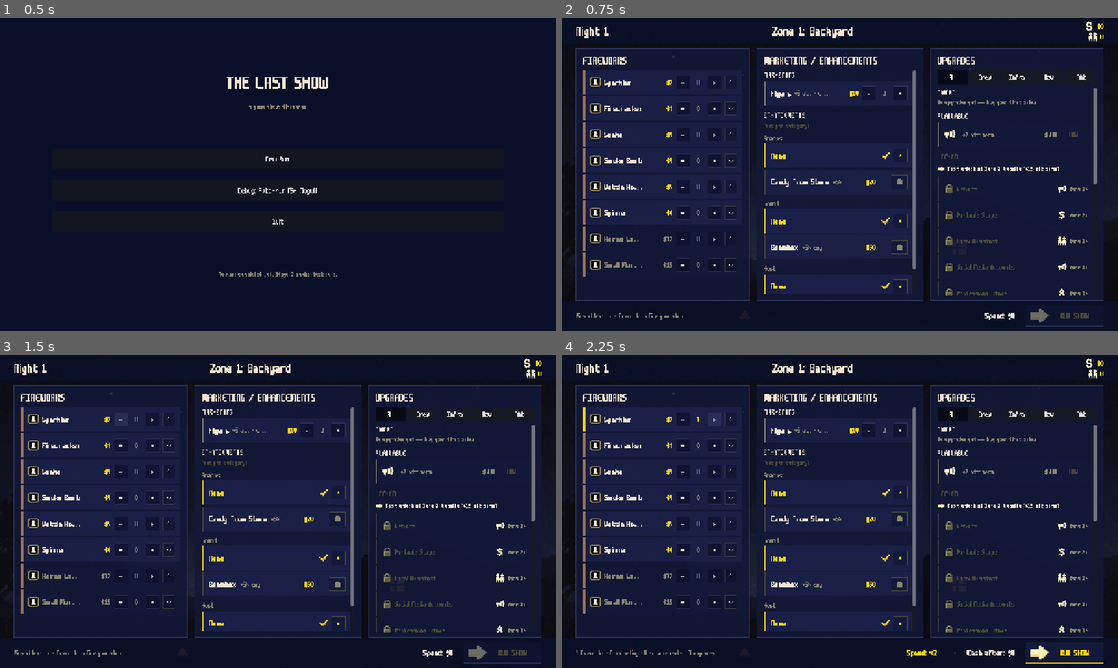
Above: before the commit, frames 1-4 (two rows, left to right).
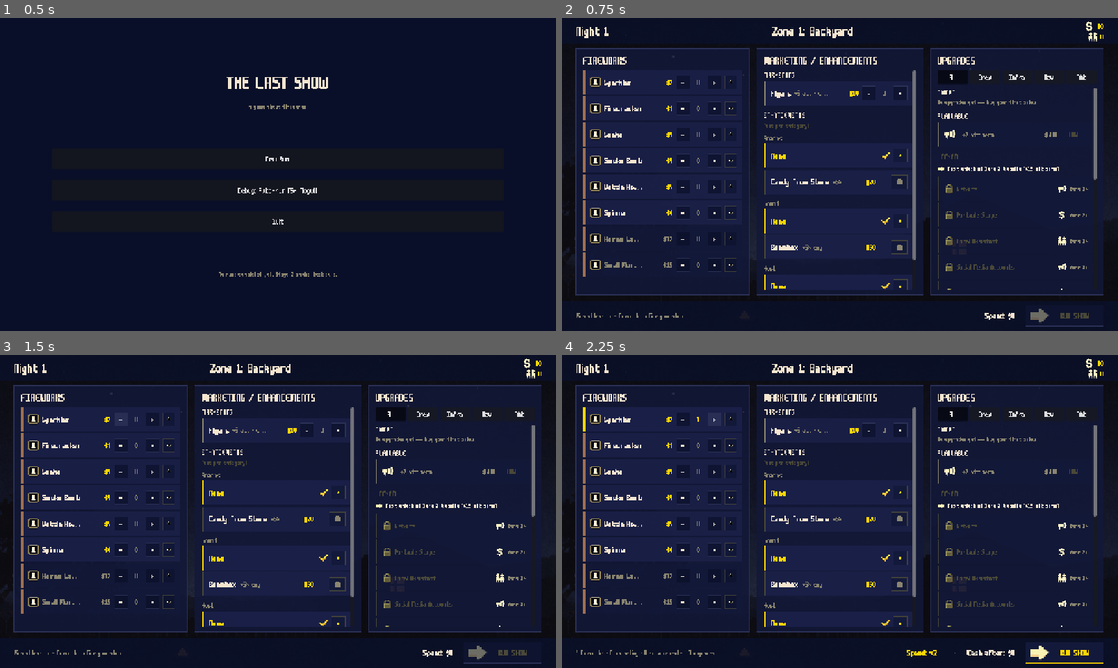
Above: after the commit, the same moments.

Repository: missingpagestudios/launch-game
Game: Godot game, scene res://scenes/title.tscn
Two runs of this game, one before a commit and one after it. Both use one fixed random seed, a clock stepped at 60 frames per second and the inputs below.
Inputs:
- Up to frame 1 (0.5 s): no input
- Up to frame 2 (0.75 s): click "New Run" at 0.5 s
- Up to frame 3 (1.5 s): click "-" at 1.25 s
- Up to frame 4 (2.25 s): click "+" at 2 s

Frame 1 is identical in both runs. In frame 2, 2.2% of the frame differs, in the area x 2-98%, y 51-91%; in frame 3, 2.2%; in frame 4, 2.2%.

Commit message:
Add 12px gap between panel row and bottom bar
Panels were butting up against the footer. Shrink the panel row min
height 580 → 568 and insert a 12px atmospheric strip between the
panels and the bottom bar so the silhouettes peek through above the
footer. Vertical math now: 60 + 10 + 568 + 12 + 70 = 720.

Applied in both _ready and _rebuild_planning so the layout stays
consistent after enhancement selections re-render the planning tree.

Co-Authored-By: Claude Opus 4.7 (1M context) <noreply@anthropic.com>

Diff:
--- a/scripts/screens/PlanningScreen.gd
+++ b/scripts/screens/PlanningScreen.gd
@@ -111,6 +111,7 @@
 	root.add_child(_build_top_bar())
 	root.add_child(_strip(10))
 	root.add_child(_build_panels())
+	root.add_child(_strip(12))
 	root.add_child(_build_bottom_bar())
 
 	_refresh_totals()
@@ -211,7 +212,7 @@
 
 func _build_panels() -> Control:
 	var margin := MarginContainer.new()
-	margin.custom_minimum_size = Vector2(0, 580)
+	margin.custom_minimum_size = Vector2(0, 568)
 	margin.add_theme_constant_override("margin_left", 32)
 	margin.add_theme_constant_override("margin_right", 32)
 
@@ -800,6 +801,7 @@
 	root.add_child(_build_top_bar())
 	root.add_child(_strip(10))
 	root.add_child(_build_panels())
+	root.add_child(_strip(12))
 	root.add_child(_build_bottom_bar())
 
 
